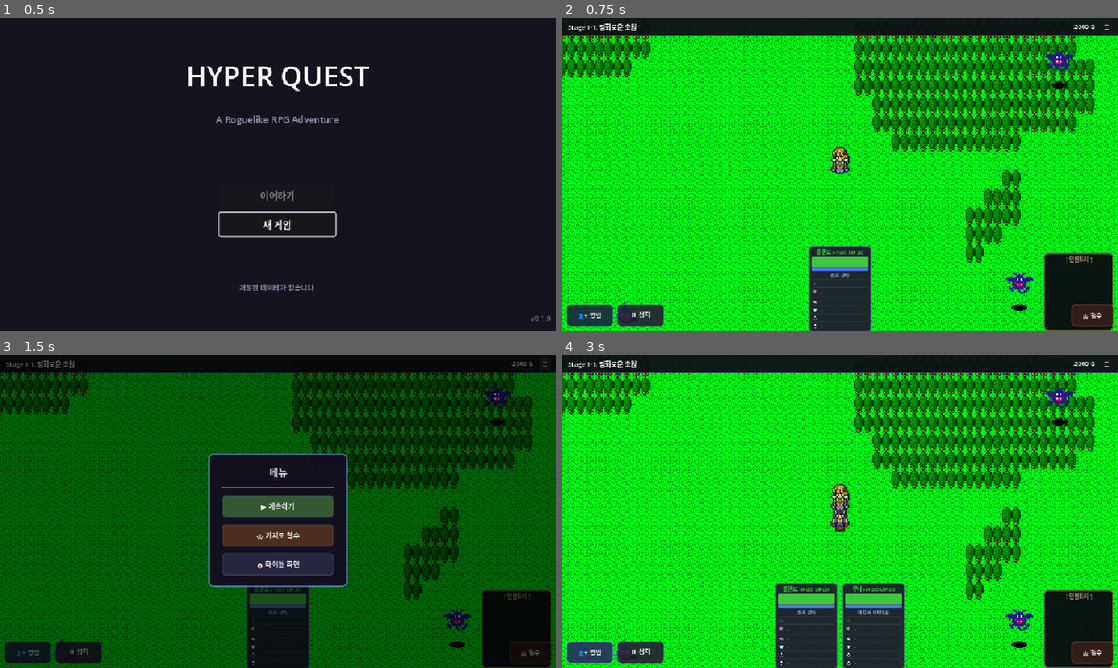
Above: before the commit, frames 1-4 (two rows, left to right).
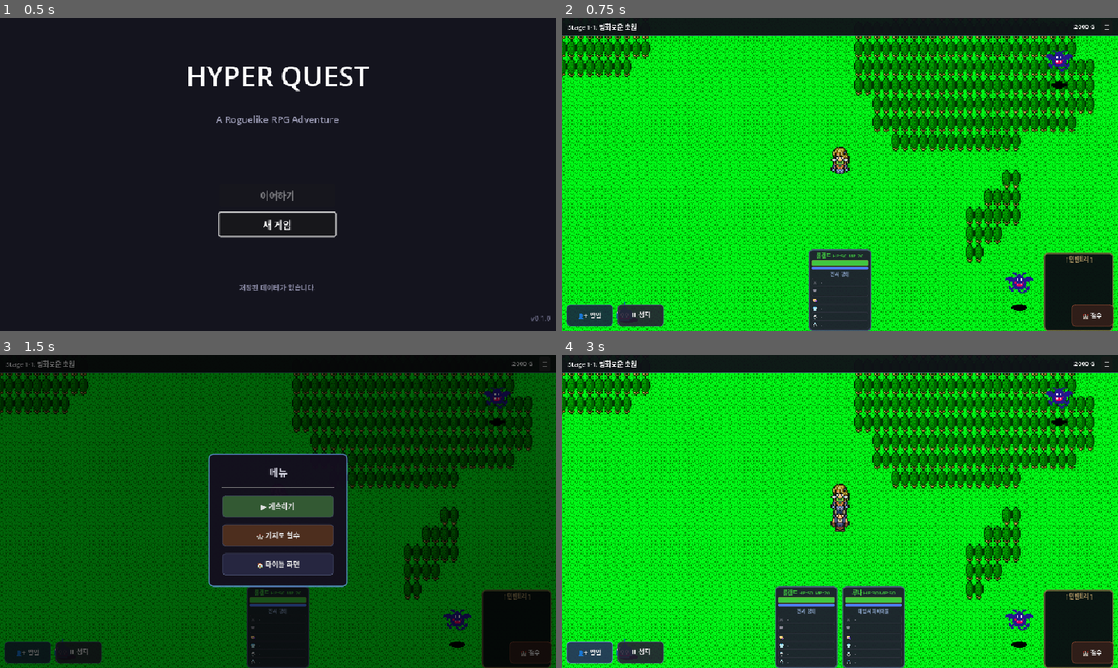
Above: after the commit, the same moments.

Repository: limmmmmmn/Appears-Appears
Game: Godot game, scene res://scenes/main/Main.tscn
Two runs of this game, one before a commit and one after it. Both use one fixed random seed, a clock stepped at 60 frames per second and the inputs below.
Inputs:
- Up to frame 1 (0.5 s): no input
- Up to frame 2 (0.75 s): click "새 게임" at 0.5 s
- Up to frame 3 (1.5 s): click "☰" at 1.25 s
- Up to frame 4 (3 s): click "🏰 철수" at 2 s; click "👤+ 영입" at 2.75 s

Frame 1 is identical in both runs. In frame 2, 0.7% of the frame differs, in the area x 44-56%, y 72-100%; in frame 3, 0.4%; in frame 4, 1.3%, in the area x 38-62%, y 72-100%.

Commit message:
잔상 가림 버그 수정: 실제 바 배경→투명, 잔상 바가 배경 담당. HP바 10px
실제 바(앞)의 불투명 배경이 잔상 바(뒤)를 가리고 있던 문제 수정.
- 잔상 바: 어두운 배경 + 빨간 fill (뒤)
- 실제 바: 투명 배경 + 초록 fill (앞)
- HP바 높이: 18px → 10px

https://claude.ai/code/session_01LzmX6vSTcWcWe1rR4SRP8n

Diff:
--- a/scenes/ui/HeroCard.tscn
+++ b/scenes/ui/HeroCard.tscn
@@ -48,7 +48,7 @@
 
 [node name="HPBarWrap" type="Control" parent="Panel/VBox"]
 layout_mode = 2
-custom_minimum_size = Vector2(0, 18)
+custom_minimum_size = Vector2(0, 10)
 
 [node name="HPBarGhost" type="ProgressBar" parent="Panel/VBox/HPBarWrap"]
 unique_name_in_owner = true
--- a/scripts/ui/field/HeroCard.gd
+++ b/scripts/ui/field/HeroCard.gd
@@ -274,7 +274,7 @@
 #region 바 스타일
 func _style_bar(bar: ProgressBar, fill_color: Color, is_ghost: bool = false) -> void:
 	var bg := StyleBoxFlat.new()
-	bg.bg_color = Color.TRANSPARENT if is_ghost else BAR_BG_COLOR
+	bg.bg_color = BAR_BG_COLOR if is_ghost else Color.TRANSPARENT
 	bg.corner_radius_top_left = 2
 	bg.corner_radius_top_right = 2
 	bg.corner_radius_bottom_left = 2
